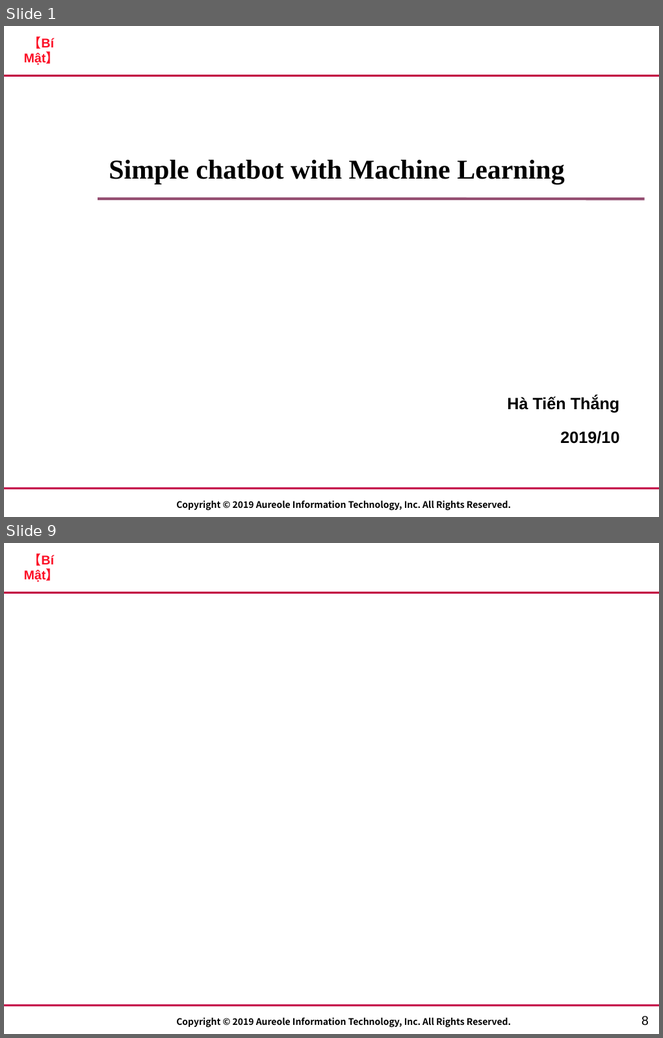
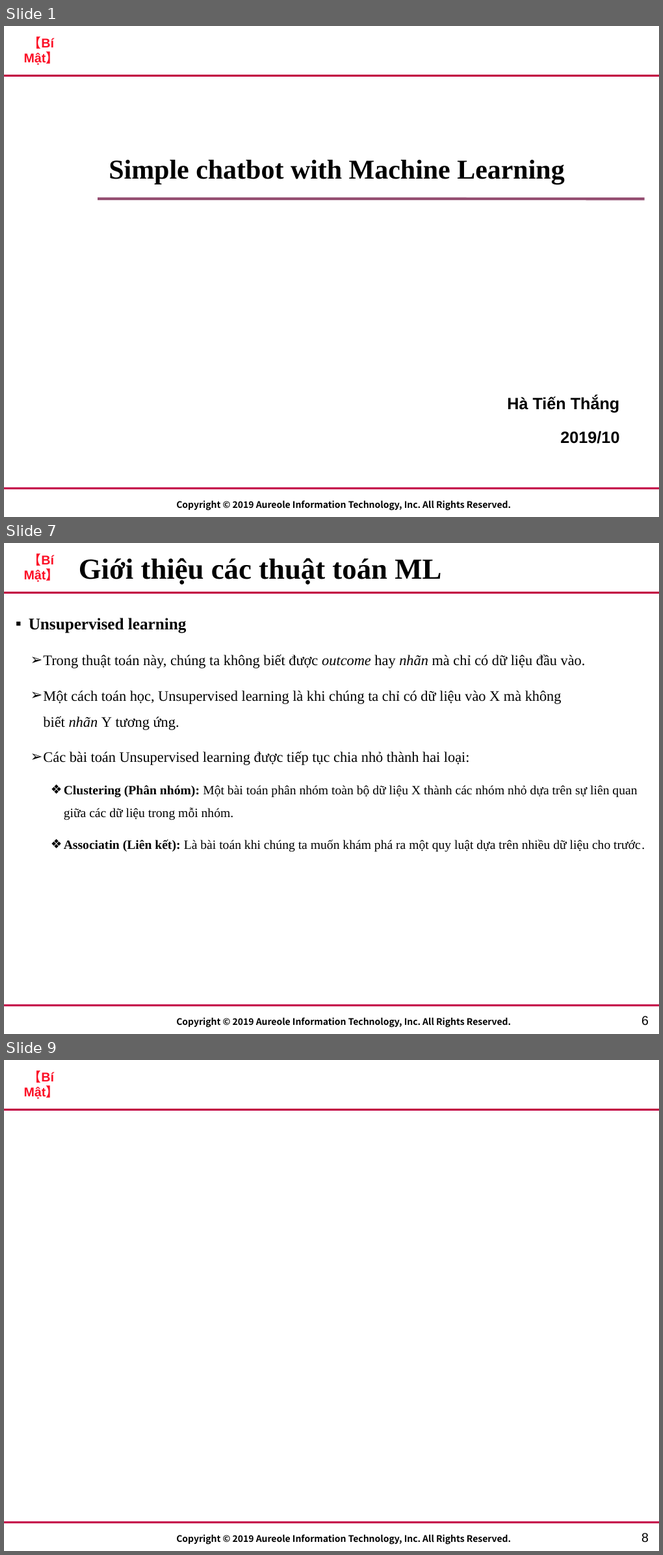
Before and after one commit to lucas2298/chat, a slide deck: AIT_Template.pptx. Shown one above the other, each under a label of ours: slides 1 and 9 before the commit, slides 1, 7 and 9 after it; the slides between them are not shown. The pictures are 663x1038 and 663x1555 pixels, drawn with LibreOffice and Linux fonts; fonts in the diff are those of the drawing; background and template pictures are left out. Boxes give left, top, right and bottom in pixels: in the first picture for what was removed or moved away, otherwise in the second. Text is boxed around its words. In the diff, an @@ line names an element or a change of style, - is before the commit and + after.

```diff
--- a/AIT_Template.pptx
+++ b/AIT_Template.pptx
@@ slide 7 added at (4,543,659,1034), background #FFFFFF; not listed: 4 template elements that a slide beside it also shows @@
@@ title added at (79,558,441,585), 32 pt, text #000000, bold @@
+Giới thiệu các thuật toán ML
@@ text added at (29,618,645,852), 16 pt, text #000000 @@
+▪ Unsupervised learning
+  ➢ Trong thuật toán này, chúng ta không biết được outcome hay nhãn mà chỉ có dữ liệu đầu vào.
+  ➢ Một cách toán học, Unsupervised learning là khi chúng ta chỉ có dữ liệu vào X mà không biết nhãn Y tương ứng.
+  ➢ Các bài toán Unsupervised learning được tiếp tục chia nhỏ thành hai loại:
+    ❖ Clustering (Phân nhóm): Một bài toán phân nhóm toàn bộ dữ liệu X thành các nhóm nhỏ dựa trên sự liên quan giữa các dữ liệu trong mỗi nhóm.
+    ❖ Associatin (Liên kết): Là bài toán khi chúng ta muốn khám phá ra một quy luật dựa trên nhiều dữ liệu cho trước.
@@ page number added at (642,1016,649,1026), 14 pt, text #000000 @@
+6
```
Also in this commit, not shown: 5 slides changed, 1 other slide added, 2 slides removed.
